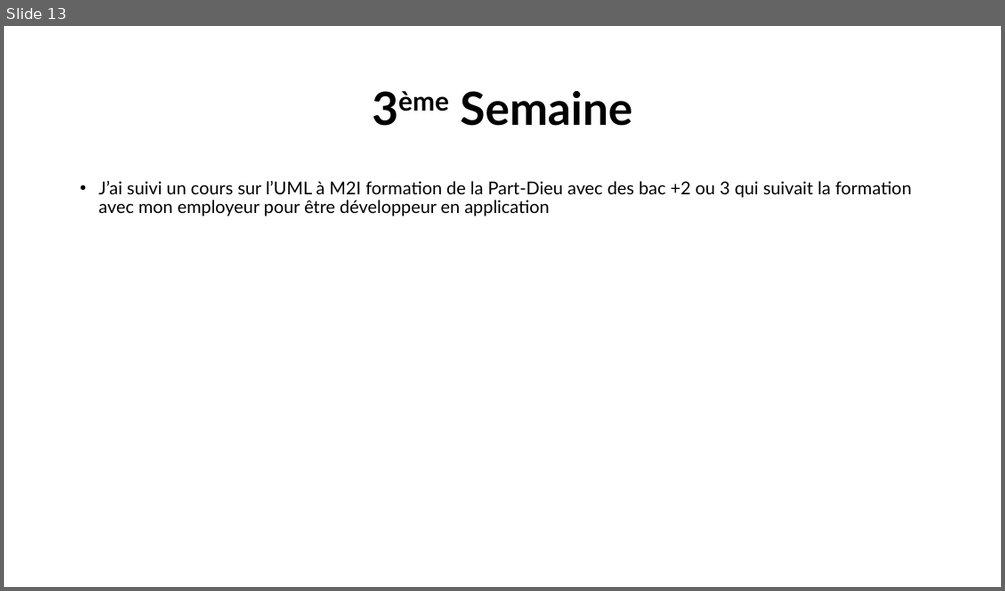
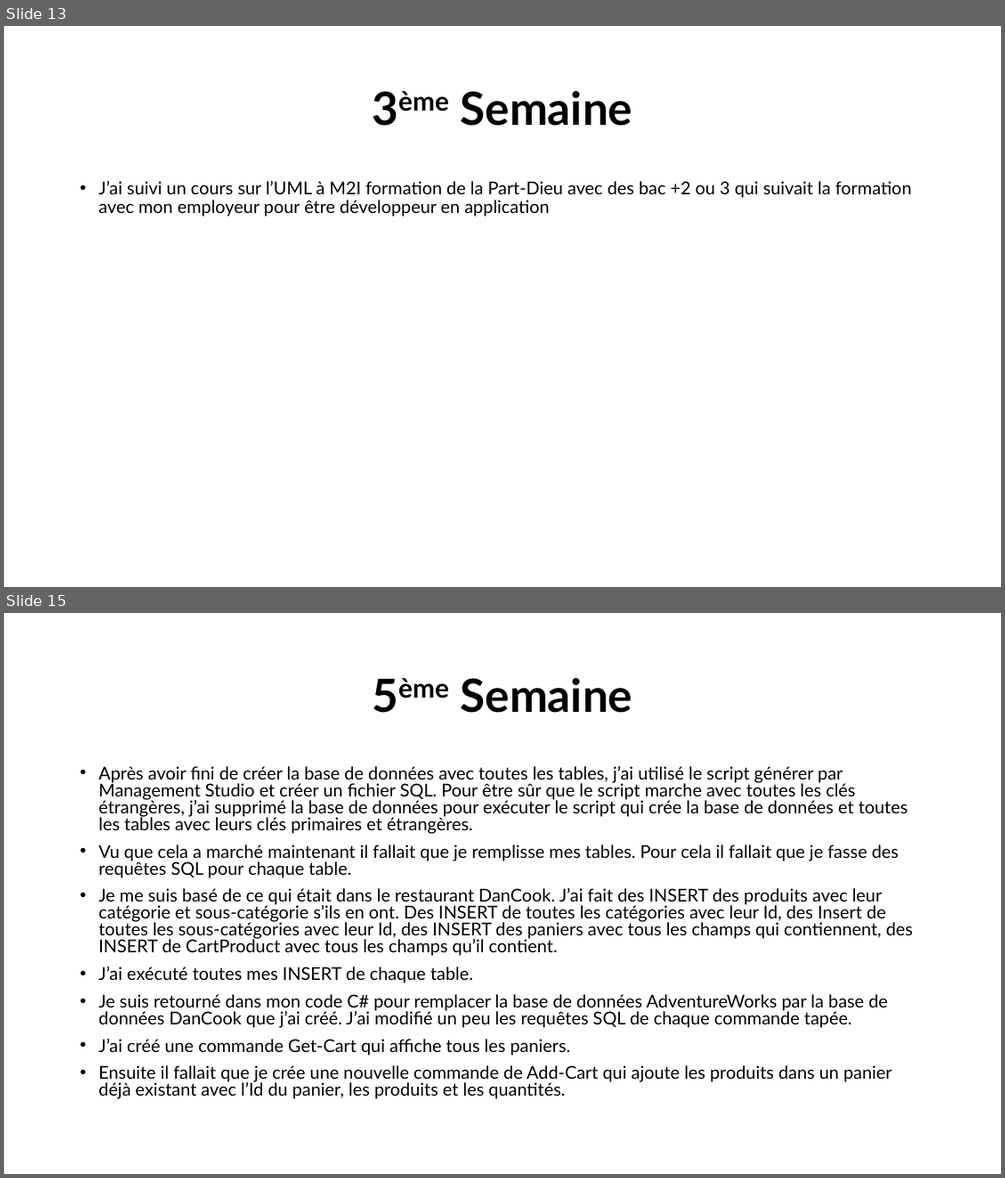
Before and after one commit to alimakri/DanCookStage, a slide deck: Documents/DanCook_Stage.pptx. Shown one above the other, each under a label of ours: slide 13 before the commit, slides 13 and 15 after it; the slides between them are not shown. The pictures are 1005x591 and 1005x1178 pixels, drawn with LibreOffice and Linux fonts; fonts in the diff are those of the drawing. Boxes give left, top, right and bottom in pixels: in the first picture for what was removed or moved away, otherwise in the second. Text is boxed around its words. In the diff, an @@ line names an element or a change of style, - is before the commit and + after.

```diff
--- a/Documents/DanCook_Stage.pptx
+++ b/Documents/DanCook_Stage.pptx
@@ slide 15 added at bbox=[4, 613, 1001, 1174], background #FFFFFF @@
@@ title added at bbox=[460, 678, 632, 713], 44 pt, text #000000, bold @@
+5ème Semaine
@@ text added at bbox=[98, 766, 913, 1099], 17 pt, text #000000 @@
+• Après avoir fini de créer la base de données avec toutes les tables, j’ai utilisé le script générer par Management Studio et créer un fichier SQL. Pour être sûr que le script marche avec toutes les clés étrangères, j’ai supprimé la base de données pour exécuter le script qui crée la base de données et toutes les tables avec leurs clés primaires et étrangères.
+• Vu que cela a marché maintenant il fallait que je remplisse mes tables. Pour cela il fallait que je fasse des requêtes SQL pour chaque table.
+• Je me suis basé de ce qui était dans le restaurant DanCook. J’ai fait des INSERT des produits avec leur catégorie et sous-catégorie s’ils en ont. Des INSERT de toutes les catégories avec leur Id, des Insert de toutes les sous-catégories avec leur Id, des INSERT des paniers avec tous les champs qui contiennent, des INSERT de CartProduct avec tous les champs qu’il contient.
+• J’ai exécuté toutes mes INSERT de chaque table.
+• Je suis retourné dans mon code C# pour remplacer la base de données AdventureWorks par la base de données DanCook que j’ai créé. J’ai modifié un peu les requêtes SQL de chaque commande tapée.
+• J’ai créé une commande Get-Cart qui affiche tous les paniers.
+• Ensuite il fallait que je crée une nouvelle commande de Add-Cart qui ajoute les produits dans un panier déjà existant avec l’Id du panier, les produits et les quantités.
```
Also in this commit, not shown: 1 slide changed, 2 other slides added, 8 other files.
